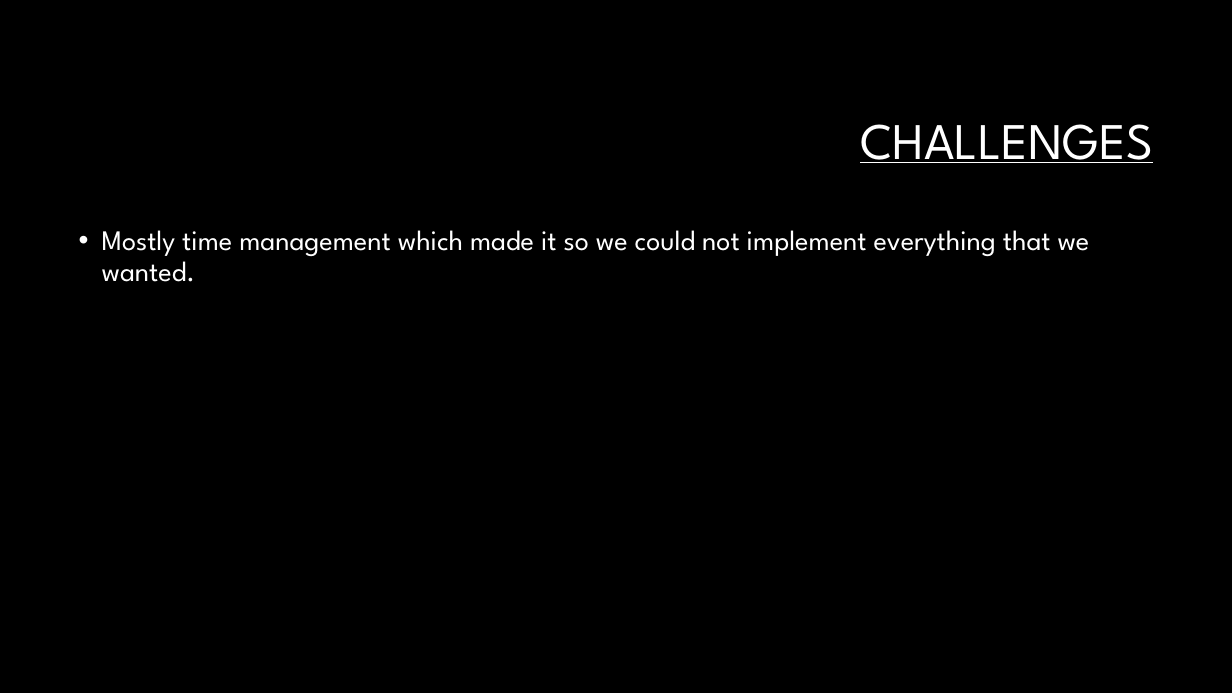
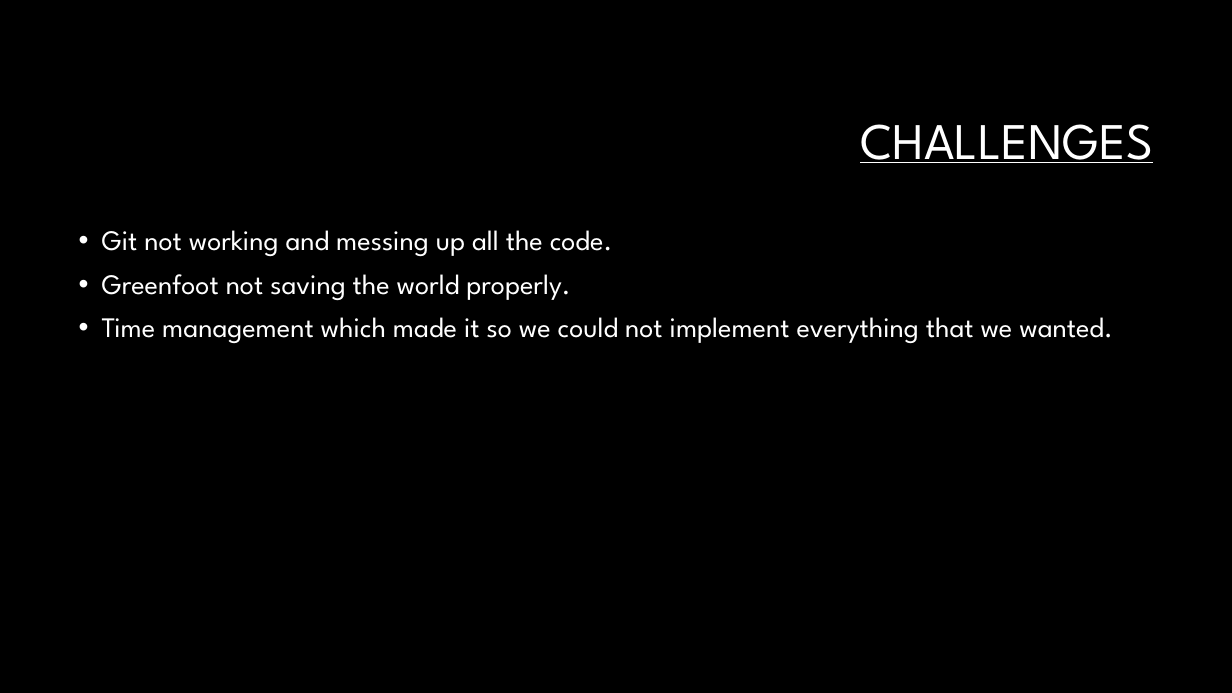
Before and after one commit to RuustyBucket/Game-Project, a slide deck: slide 5 of Wombat Runner.pptx. Drawn at 1232x693 pixels with LibreOffice and Linux fonts; fonts in the diff are those of the drawing; background and template pictures are left out. Boxes give left, top, right and bottom in pixels: in the first picture for what was removed or moved away, otherwise in the second. Text is boxed around its words. In the diff, an @@ line names an element or a change of style, - is before the commit and + after.

```diff
--- a/Wombat Runner.pptx
+++ b/Wombat Runner.pptx
@@ text at (102,230,1113,343): text changed @@
-• Mostly time management which made it so we could not implement everything that we wanted.
+• Git not working and messing up all the code.
+• Greenfoot not saving the world properly.
+• Time management which made it so we could not implement everything that we wanted.
```
Also in this commit, not shown: 2 other slides changed, 33 other files.
